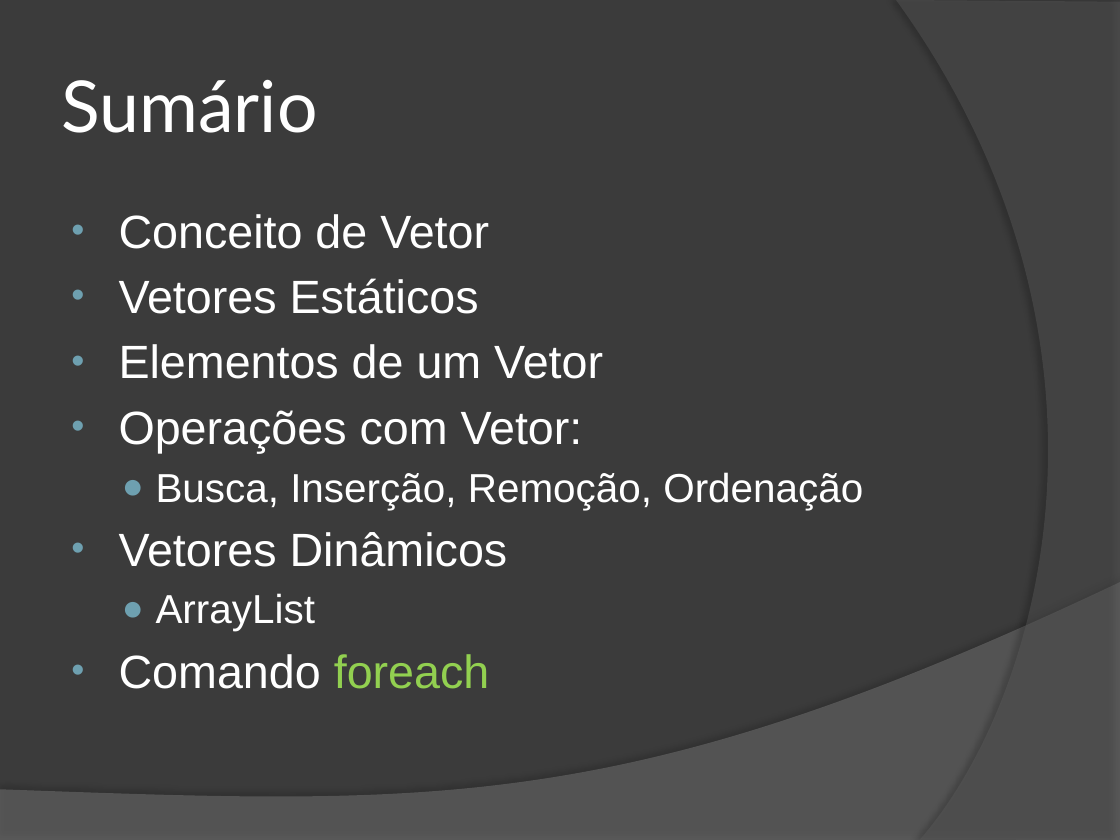
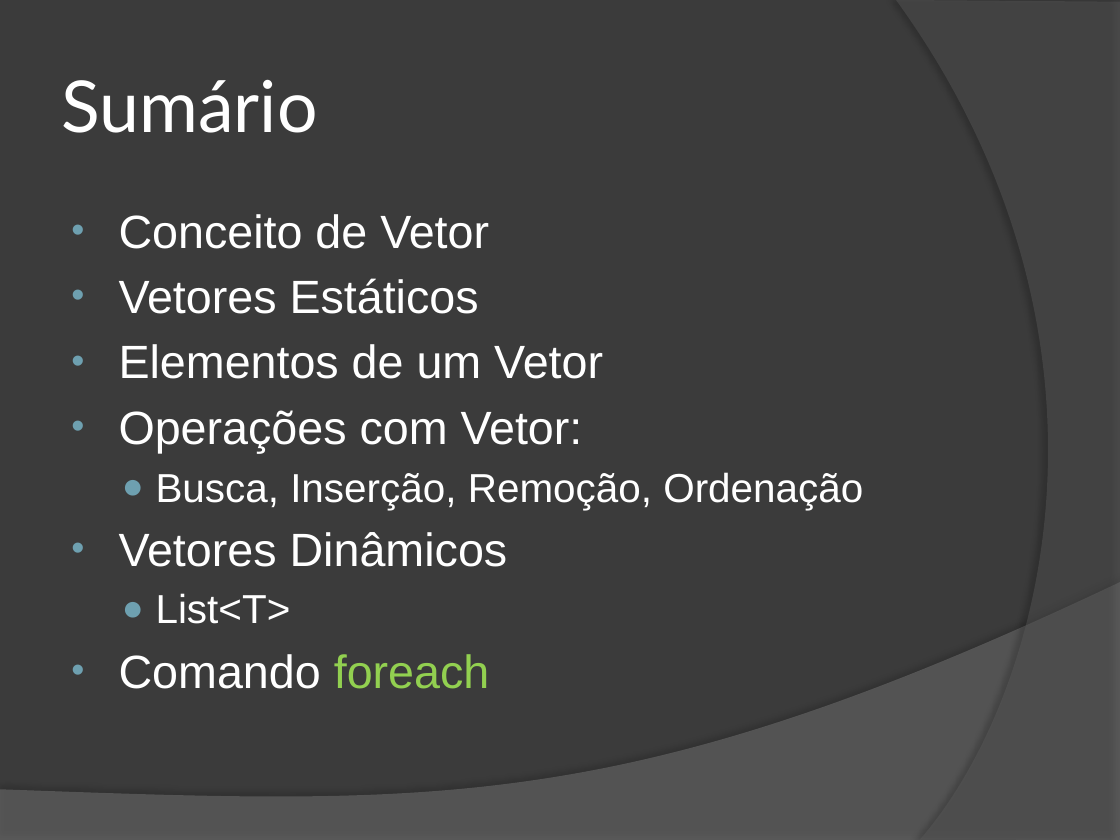
Before and after one commit to wind39/wind39.github.io, a slide deck: slide 2 of curso/modulo1capitulo5-off.pptx. Drawn at 1120x840 pixels with LibreOffice and Linux fonts; fonts in the diff are those of the drawing. Boxes give left, top, right and bottom in pixels: in the first picture for what was removed or moved away, otherwise in the second. Text is boxed around its words. In the diff, an @@ line names an element or a change of style, - is before the commit and + after.

```diff
--- a/curso/modulo1capitulo5-off.pptx
+++ b/curso/modulo1capitulo5-off.pptx
@@ text at (x1=156, y1=593, x2=291, y2=624): text changed @@
-  ● ArrayList
+  ● List<T>
```
Also in this commit, not shown: 7 other slides changed, 26 other files.
